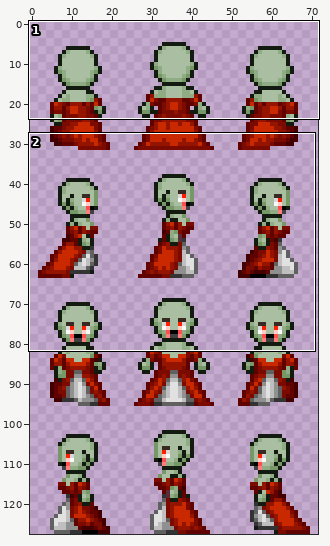
One commit to this sprite sheet: sprite/creature/vampire/PNG/48x64_scale/vampire-f-002.png. The picture above shows the old version from afar; the outline marks the close-up.
Close-up. Old version:
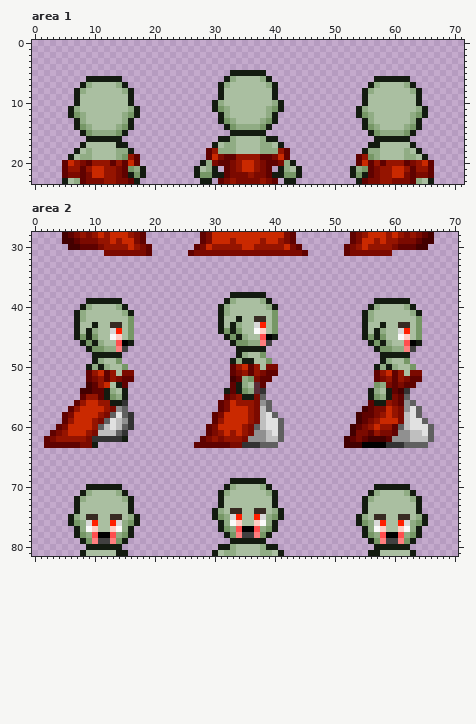
The file is 144x256 pixels, drawn in blocks of 2x2; one block is one cell here. Colours within 5 levels of each other are drawn and written as one. Shown: area 1: x 0..71, y 0..23; area 2: x 0..70, y 28..81. The commit also changed other parts of the picture, which this record leaves out.
After:
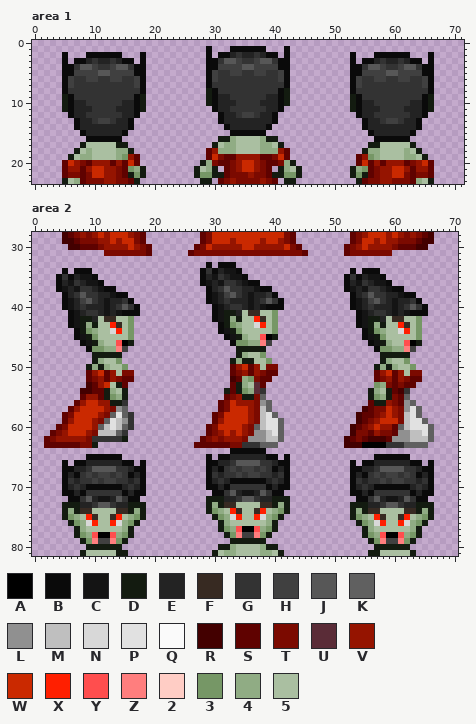
Palette (. is transparent): A #000000  B #0a0a0a  C #141414  D #131b10  E #232323  F #372a22  G #333333  H #404040  J #575757  K #606060  L #909090  M #bfbfbf  N #d8d8d8  P #e1e1e1  Q #fafafa  R #430000  S #5f0200  T #7b0a00  U #5a2c37  V #951400  W #ca2900  X #ff1f00  Y #ff4e4e  Z #ff7e7e  2 #ffcdc5  3 #769766  4 #90ac84  5 #aabfa1
Difference:
Changed rows in their new state; - is an unchanged pixel.
Area 1:
first column x 5:
 1 ------------------------B---BBBBBB---B------------------------
 2 B---BBBBBB---B----------B-BBEGEEGEBB-B----------B---BBBBBB---B
 3 B-BBEGEEGEBB-B----------BBGJJHGGHJJGBB----------B-BBEGEEGEBB-B
 4 BBGJJHGGHJJGBB----------BBHHHHJJHHHHBB----------BBGJJHGGHJJGBB
 5 BBHHHHJJHHHHBB----------BHGGHHGGHHGGHB----------BBHHHHJJHHHHBB
 6 BHGGHHGGHHGGHB----------BHGGGGGGGGGGHB----------BHGGHHGGHHGGHB
 7 BHGGGGGGGGGGHB----------BGGGGGGGGGGGGB----------BHGGGGGGGGGGHB
 8 BGGGGGGGGGGGGB----------DBGGGGGGGGGGBD----------BGGGGGGGGGGGGB
 9 DBGGGGGGGGGGBD----------DBEEGGGGGGEEBD----------DBGGGGGGGGGGBD
10 DBEEGGGGGGEEBD----------DBEEEGGGGEEEBD----------DBEEGGGGGGEEBD
11 DBEEEGGGGEEEBD-----------BEEGGGGGGEEB-----------DBEEEGGGGEEEBD
12 -BEEGGGGGGEEB-------------BEEGHHGEEB-------------BEEGGGGGGEEB-
13 --BEEGHHGEEB--------------BEEEEEEEEB--------------BEEGHHGEEB--
14 --BEEEEEEEEB---------------BEEEEEEB---------------BEEEEEEEEB--
15 ---BEEEEEEB-----------------BBBBBB-----------------BEEEEEEB---
16 ----BBBBBB------------------------------------------BBBBBB----
Area 2:
first column x 4:
33 -------------------------B-BBB--------------------------------
34 -B-BBB------------------BGBECCB------------------B-BBB--------
35 BGBECCB-----------------BECGECCB----------------BGBECCB-------
36 BECGECCB----------------BCECGGECBB--------------BECGECCB------
37 BCECGGECBB---------------BEGJGGEECBB------------BCECGGECBB----
38 -BEGJGGEECBB-------------BCEHJGECEEGB------------BEGJGGEECBB--
39 -BCEHJGECEEGB------------BCEGEEECEGJGB-----------BCEHJGECEEGB-
40 -BCEGEEECEGJGB------------BCEGGECECBBB-----------BCEGEEECEGJGB
41 --BCEGGECECBBB------------BCDDE-FF----------------BCEGGECECBBB
42 --BCDDE-FF----------------BCD4---X----------------BCDDE-FF----
43 --BCD4---X-----------------BD3--------------------BCD4---X----
44 ---BD3---------------------BC----55----------------BD3--------
45 ---BC----55-----------------BC---------------------BC----55---
46 ----BC-----------------------B----------------------BC--------
47 -----B-----------------------------------------------B--------
first column x 5:
64 ----------------------------BBBBBB----------------------------
65 ----BBBBBB--------------B-BBEEEEEEBB-B--------------BBBBBB----
66 B-BBEEEEEEBB-B----------BBEEGJJJJGGEBB----------B-BBEEEEEEBB-B
67 BBEEGJJJJGGEBB----------BEBGHGHHGHGBEB----------BBEEGJJJJGGEBB
68 BEBGHGHHGHGBEB----------BGEGGHGHHGGEGB----------BEBGHGHHGHGBEB
69 BGEGGHGHHGGEGB----------BEGEBBBBBBEGEB----------BGEGGHGHHGGEGB
70 BEGEBBBBBBEGEB----------BBEBGGGGGGBEBB----------BEGEBBBBBBEGEB
71 BBEBGGGGGGBEBB-----------BBGJECCEJGBB-----------BBEBGGGGGGBEBB
72 -BBGJECCEJGBB-----------DD-EEGJJGEE-DD-----------BBGJECCEJGBB-
73 DD-EEGJJGEE-DD----------D4-FF----FF-4D----------DD-EEGJJGEE-DD
74 D4-FF----FF-4D----------D3--X----X--3D----------D4-FF----FF-4D
75 D3--X----X--3D----------------------------------D3--X----X--3D
76 ----------------------------55--55----------------------------
77 ----55--55------------------------------------------55--55----
